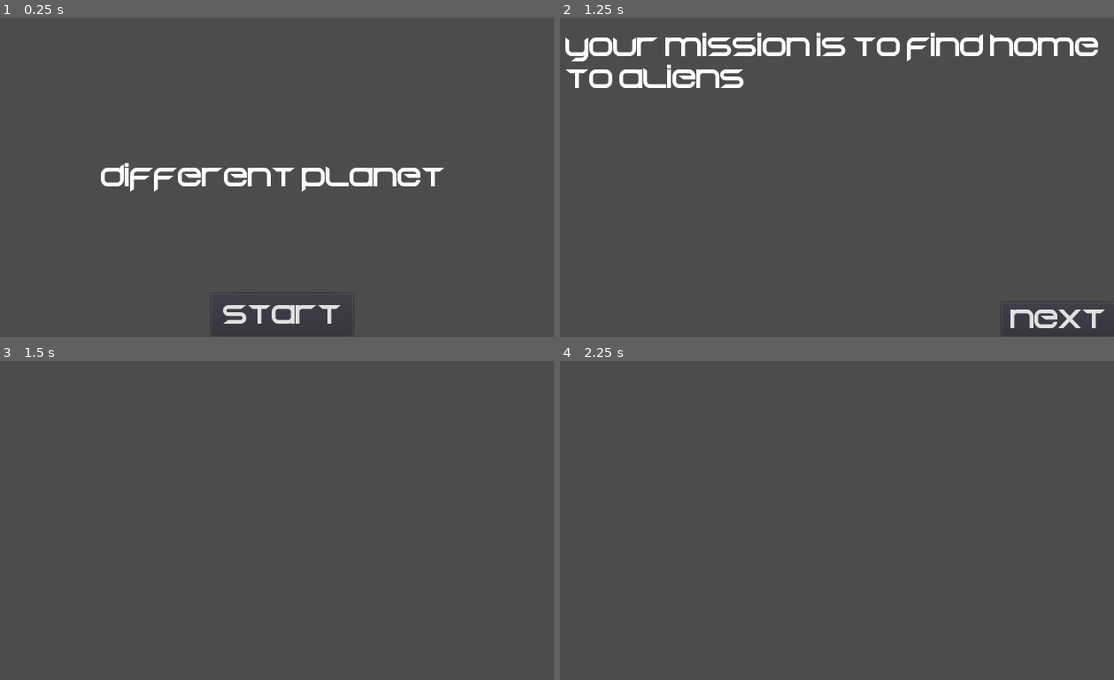
Above: before the commit, frames 1-4 (two rows, left to right).
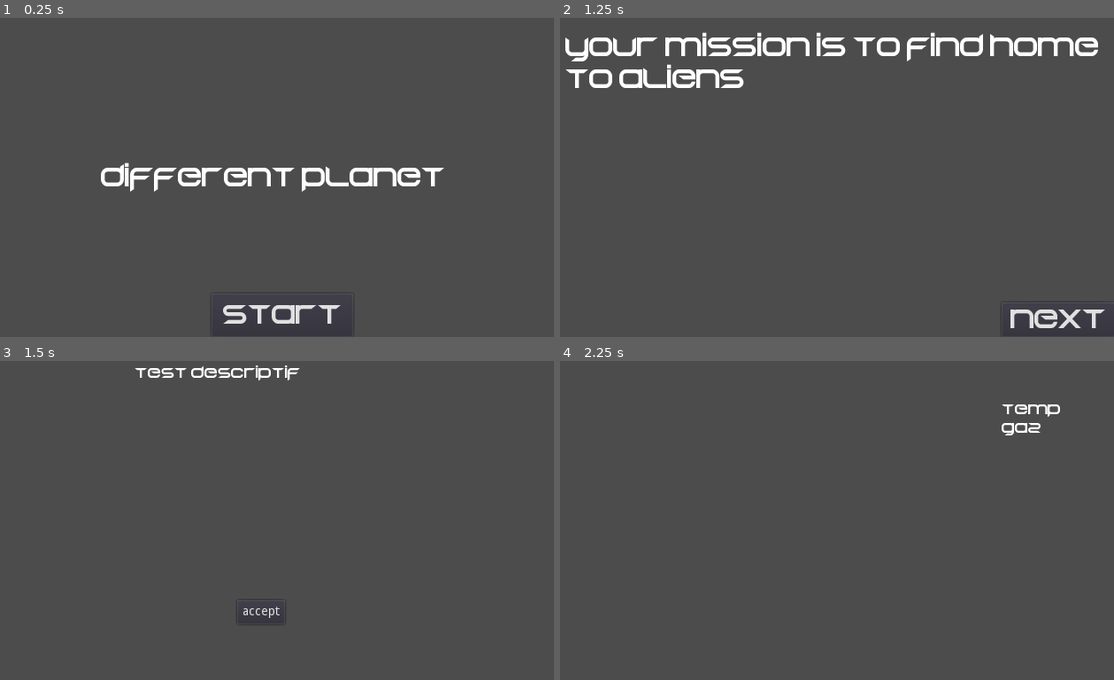
Above: after the commit, the same moments.

Repository: RyanHerb/-jubilant-octo-robot
Game: Godot game, scene res://Main.tscn
The game is run twice, just before and just after one commit, with the same random seed, the same clock (stepped at 60 frames per second) and the same inputs.
Inputs (mouse positions are in pixels of both pictures, inside the frame that each line leads up to):
- Up to frame 1 (0.25 s): no input
- Up to frame 2 (1.25 s): click "start" at 0.5 s
- Up to frame 3 (1.5 s): click "next" at 1.25 s
- Up to frame 4 (2.25 s): click (820, 613) at 2 s, where only the run after the commit has a clickable "accept"

Frames 1-2 are identical in both runs. In frame 3, 0.6% of the frame differs, in the area x 24-55%, y 1-81%; in frame 4, 0.3%.
Error before the commit: Attempt to call function 'show' in base 'null instance' on a null instance. (res://HUDBureau.gd:29)

Commit message:
Affichage mission et acceptation

Diff:
--- a/HUDBureau.gd
+++ b/HUDBureau.gd
@@ -15,6 +15,7 @@
 	$Prestige.hide()
 	$RecapMission.hide()
 	$AcceptMission.hide()
+	$DescMission.hide()
 
 #func miniature_mission():
 	#$RecapMission.text = str($Mission.max_temperature)
@@ -26,8 +27,11 @@
 
 
 func show_intro_mission():
-	$AcceptMiission.show()
+	$AcceptMission.show()
+	$DescMission.show()
 
 
 func _on_AcceptMission_pressed():
 	$RecapMission.show()
+	$AcceptMission.hide()
+	$DescMission.hide()
--- a/HUDBureau.tscn
+++ b/HUDBureau.tscn
@@ -15,6 +15,9 @@
 
 [sub_resource type="DynamicFont" id=5]
 size = 20
+font_data = ExtResource( 1 )
+
+[sub_resource type="DynamicFont" id=6]
 font_data = ExtResource( 1 )
 
 [node name="HUDBureau" type="Node2D"]
@@ -76,4 +79,18 @@
 __meta__ = {
 "_edit_use_anchors_": false
 }
+
+[node name="DescMission" type="Label" parent="."]
+anchor_left = 0.5
+anchor_right = 0.5
+margin_left = 165.5
+margin_top = 5.0
+margin_right = 514.5
+margin_bottom = 138.0
+custom_fonts/font = SubResource( 6 )
+text = "test descriptif"
+__meta__ = {
+"_edit_group_": true,
+"_edit_use_anchors_": false
+}
 [connection signal="pressed" from="AcceptMission" to="." method="_on_AcceptMission_pressed"]
--- a/Main.gd
+++ b/Main.gd
@@ -26,8 +26,6 @@
 	var mission = create_mission_1()
 	add_child(mission)
 	$HUDBureau.show_intro_mission()
-	#mission.show()
-	# comment faire le scénario ???
 
 func create_mission_1():
 	var mission = preload("res://Mission.tscn").instance()
Not shown: 1 places in HUDBureau.tscn that only renumber resources
